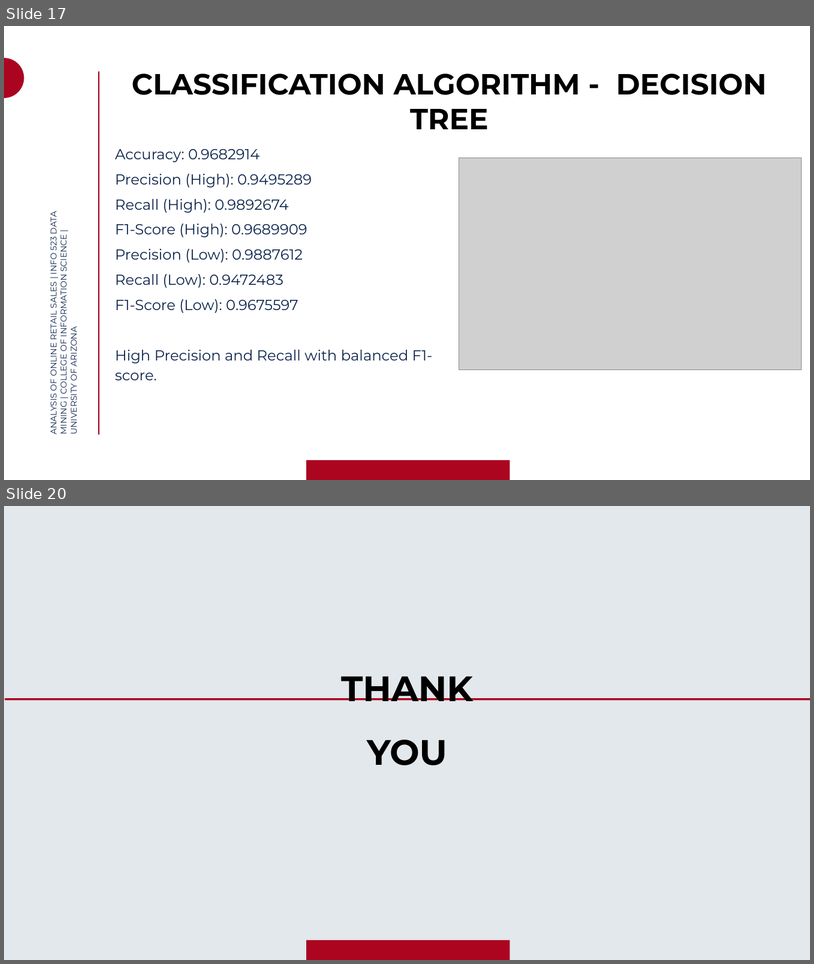
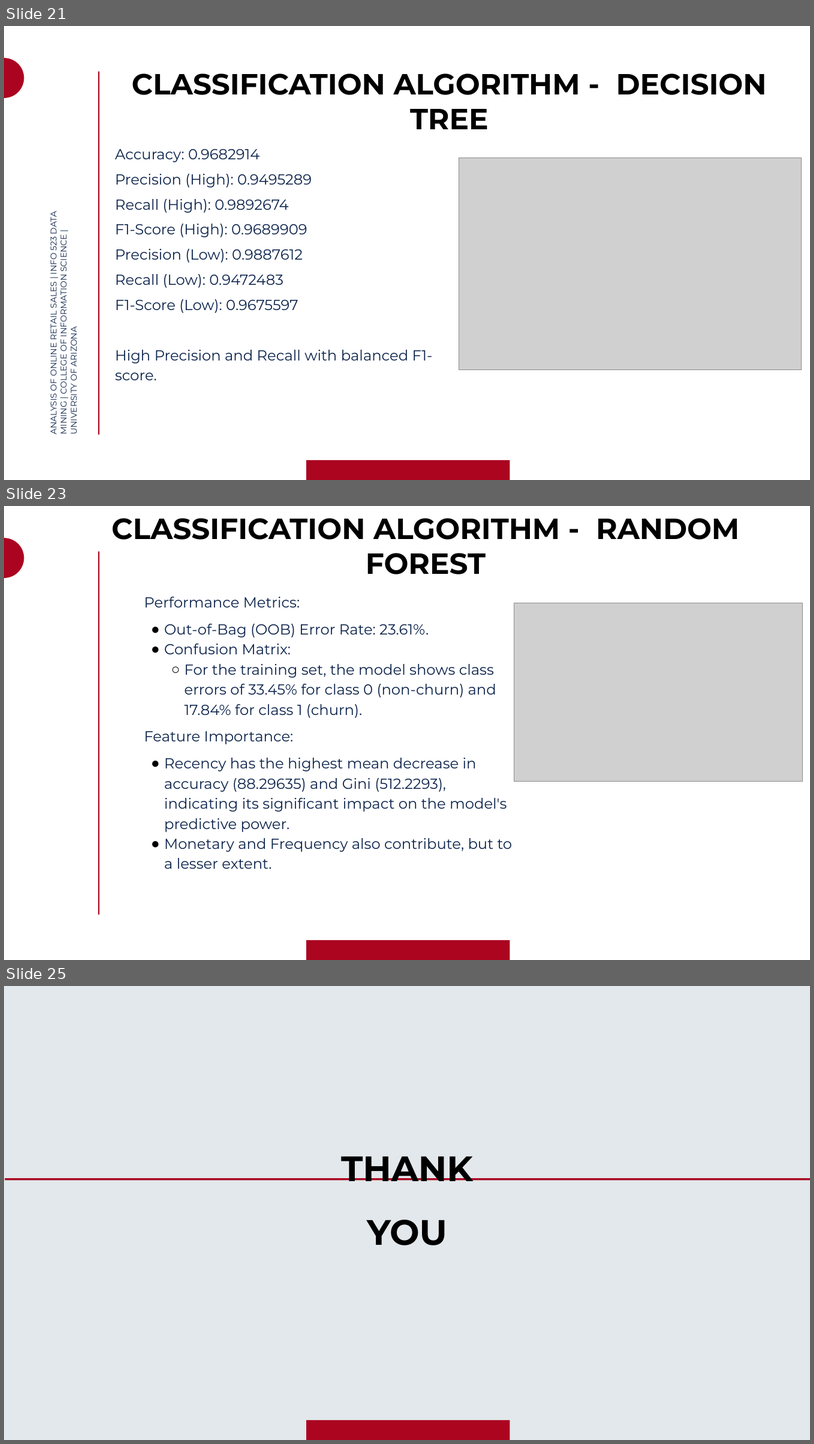
Before and after one commit to praagnya08/INFO-523, a slide deck: INFO 523 DATA MINING PRESENTATION GROUP 6.pptx. Shown one above the other, each under a label of ours: slides 17 and 20 before the commit, slides 21, 23 and 25 after it; the slides between them are not shown. The pictures are 814x964 and 814x1444 pixels, drawn with LibreOffice and Linux fonts; fonts in the diff are those of the drawing; grey boxes stand for pictures; background and template pictures are left out. Boxes give left, top, right and bottom in pixels: in the first picture for what was removed or moved away, otherwise in the second. Text is boxed around its words. In the diff, an @@ line names an element or a change of style, - is before the commit and + after.

```diff
--- a/INFO 523 DATA MINING PRESENTATION GROUP 6.pptx
+++ b/INFO 523 DATA MINING PRESENTATION GROUP 6.pptx
@@ slide 23 added at <box>4,506,810,960</box>, background #FFFFFF; not listed: 3 template elements that a slide beside it also shows @@
@@ text added at <box>111,518,740,574</box>, 52 pt, text #000000, bold @@
+CLASSIFICATION ALGORITHM - RANDOM FOREST
@@ text added at <box>144,597,513,868</box>, 26 pt, text #0C234B @@
+Performance Metrics:
+● Out-of-Bag (OOB) Error Rate: 23.61%.
+● Confusion Matrix:
+  ○ For the training set, the model shows class errors of 33.45% for class 0 (non-churn) and 17.84% for class 1 (churn).
+Feature Importance:
+● Recency has the highest mean decrease in accuracy (88.29635) and Gini (512.2293), indicating its significant impact on the model's predictive power.
+● Monetary and Frequency also contribute, but to a lesser extent.
@@ picture added at <box>514,603,803,781</box> @@
@@ what was slide 17 is now slide 21 @@
@@ what was slide 20 is now slide 25 @@
```
Also in this commit, not shown: 7 slides changed, 4 other slides added.
